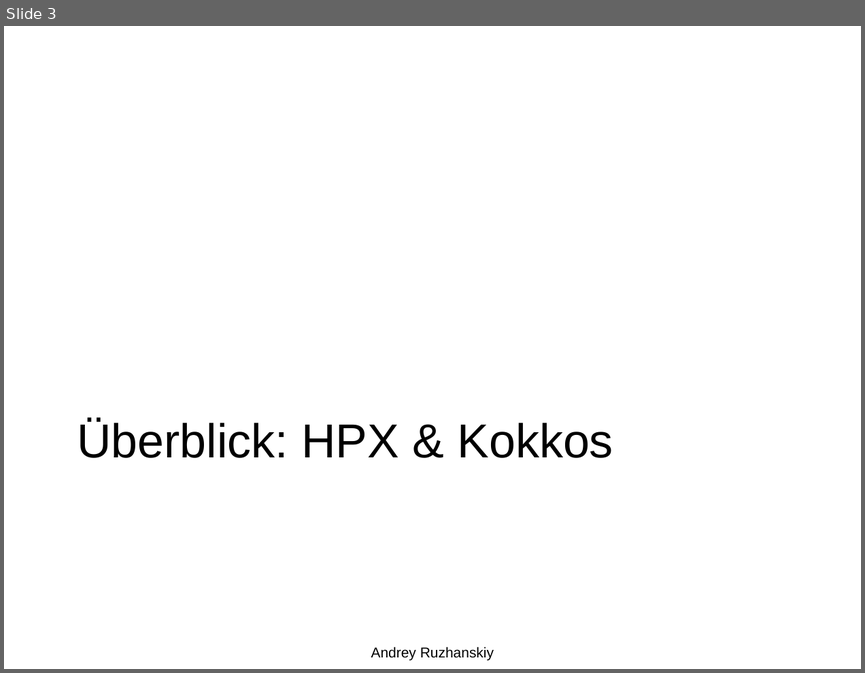
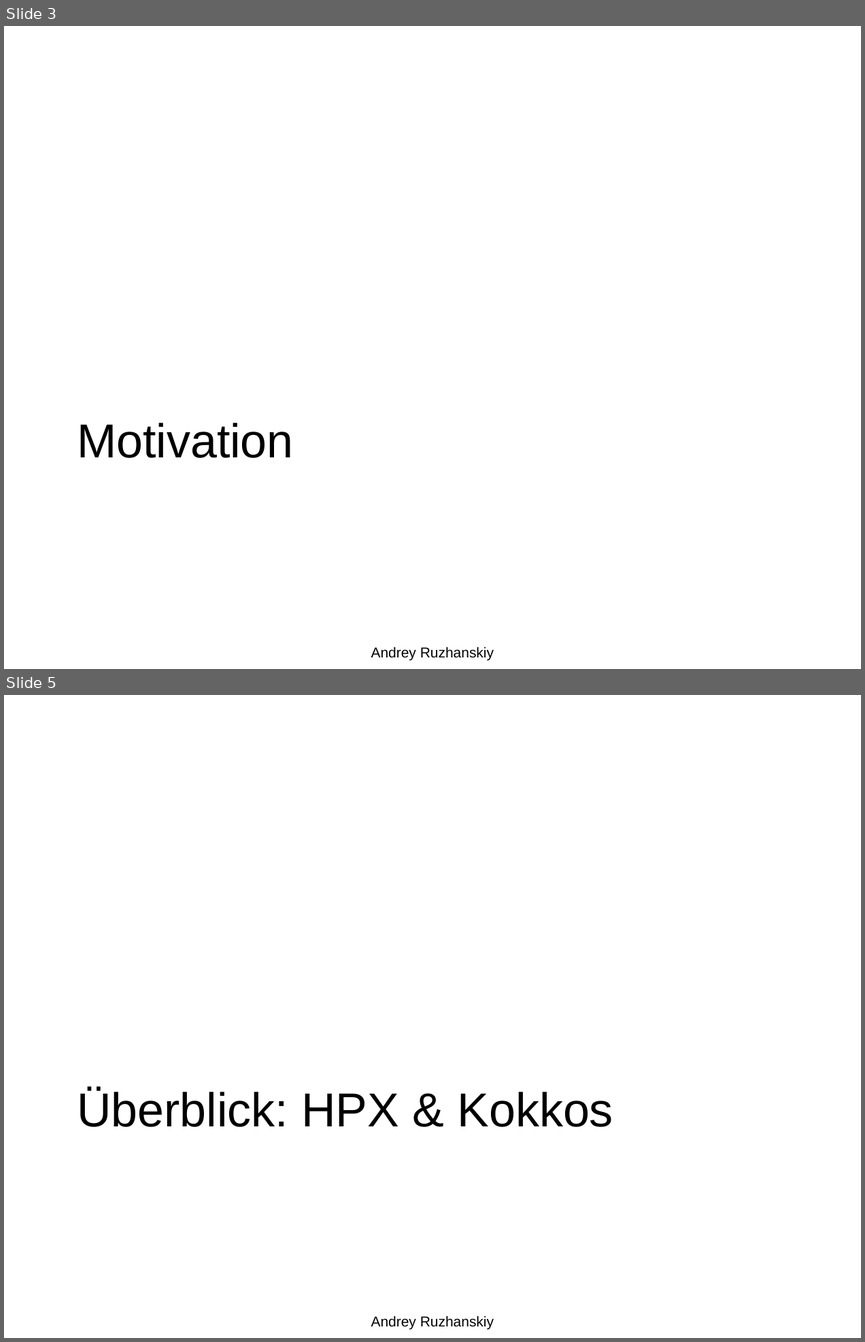
Before and after one commit to Setahero/HPC_Kokkos_HS, a slide deck: Hauptseminar HPC.pptx. Shown one above the other, each under a label of ours: slide 3 before the commit, slides 3 and 5 after it; the slides between them are not shown. The pictures are 865x673 and 865x1342 pixels, drawn with LibreOffice and Linux fonts; fonts in the diff are those of the drawing; background and template pictures are left out. Boxes give left, top, right and bottom in pixels: in the first picture for what was removed or moved away, otherwise in the second. Text is boxed around its words. In the diff, an @@ line names an element or a change of style, - is before the commit and + after.

```diff
--- a/Hauptseminar HPC.pptx
+++ b/Hauptseminar HPC.pptx
@@ slide 3 added at (x1=4, y1=26, x2=861, y2=669), background picture (left out) @@
@@ text added at (x1=77, y1=422, x2=294, y2=458), 40 pt, text #000000 @@
+Motivation
@@ text added at (x1=371, y1=646, x2=494, y2=660), 12 pt, text #000000 @@
+Andrey Ruzhanskiy
@@ what was slide 3 is now slide 5 @@
```
Also in this commit, not shown: 10 slides changed, 2 other slides added, 1 slide removed.
